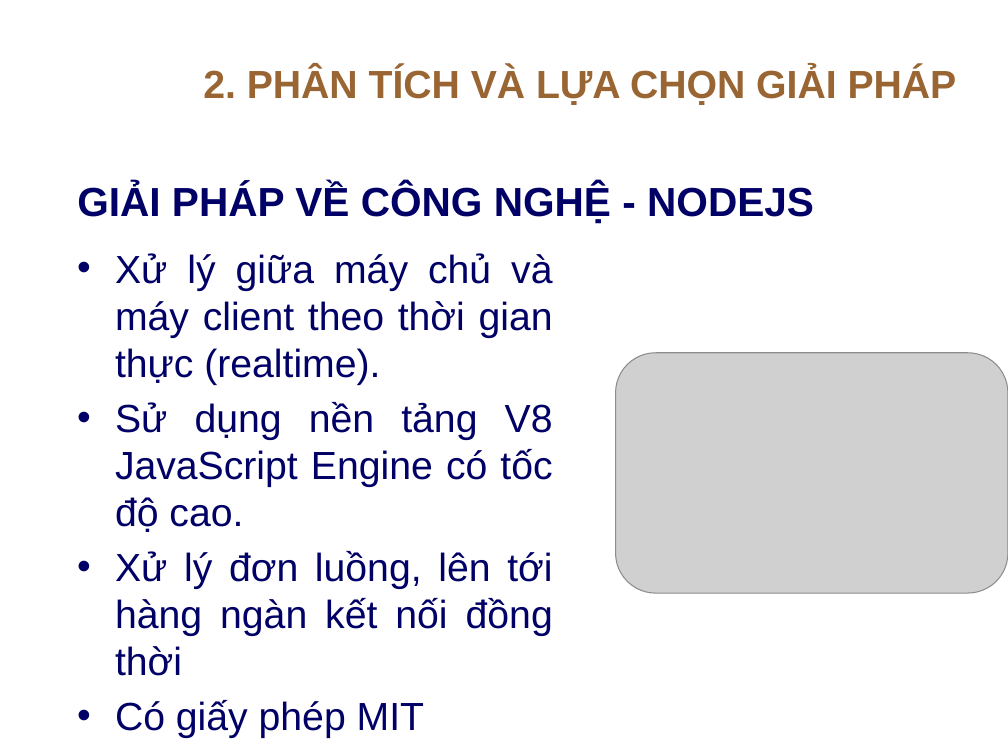
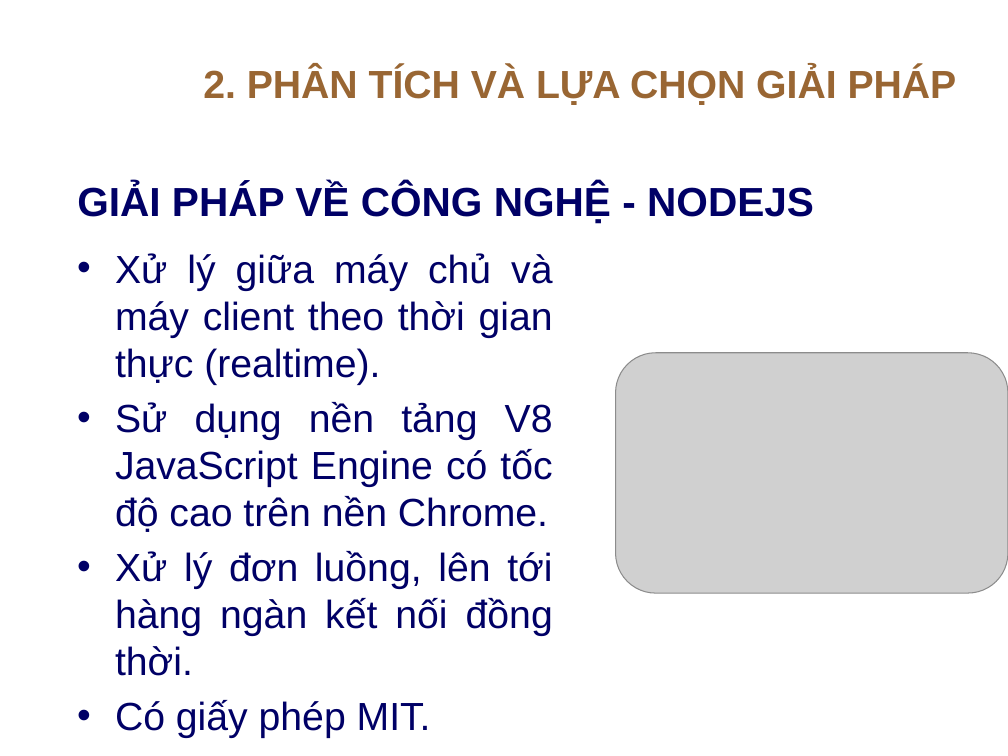
Before and after one commit to nhgiang196/luanvan, a slide deck: slide 9 of maubaocaolv.pptx. Drawn at 1008x756 pixels with LibreOffice and Linux fonts; fonts in the diff are those of the drawing; grey boxes stand for pictures; background and template pictures are left out. Boxes give left, top, right and bottom in pixels: in the first picture for what was removed or moved away, otherwise in the second. Text is boxed around its words. In the diff, an @@ line names an element or a change of style, - is before the commit and + after.

```diff
--- a/maubaocaolv.pptx
+++ b/maubaocaolv.pptx
@@ text at <box>115,402,553,738</box>: text changed @@
-• Sử dụng nền tảng V8 JavaScript Engine có tốc độ cao.
-• Xử lý đơn luồng, lên tới hàng ngàn kết nối đồng thời
-• Có giấy phép MIT
+• Sử dụng nền tảng V8 JavaScript Engine có tốc độ cao trên nền Chrome.
+• Xử lý đơn luồng, lên tới hàng ngàn kết nối đồng thời.
+• Có giấy phép MIT.
```
Also in this commit, not shown: 11 other slides changed, 2 slides removed, 1 other file.
